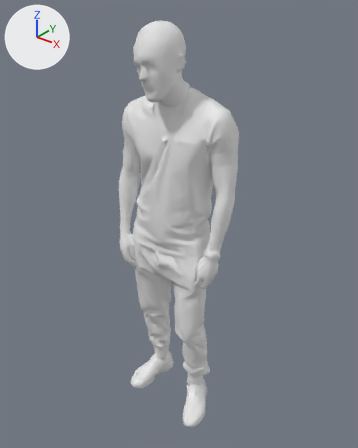
The glTF model humanModelNew.glb as it was, and as the next commit left it.
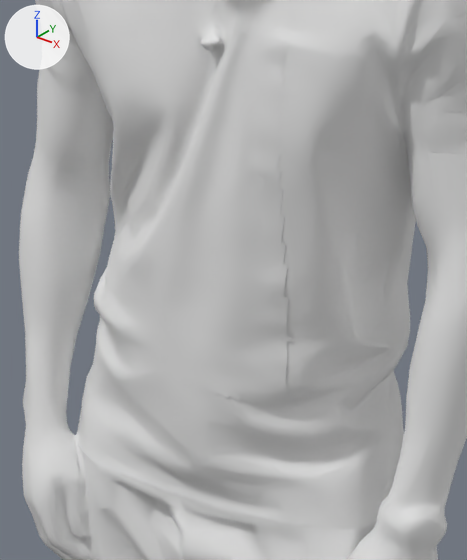
The first picture shows the older version from a 50 mm lens placed at (121.0, -149.5, 184.7), pointed at (1.6, -0.2, 92.2). The close-ups show both versions on the part from 32% to 63% of the width and 29% to 59% of the height of that picture; other places that the commit changed are outside them. Lighting does not change. The marker at upper left points along +X, +Y and +Z. Where no turn or scale is listed for an object, it has been applied to the vertices.

In view in the first close-up: 'front', 'leftHand', 'pant', 'rightHand', 'shirt'.
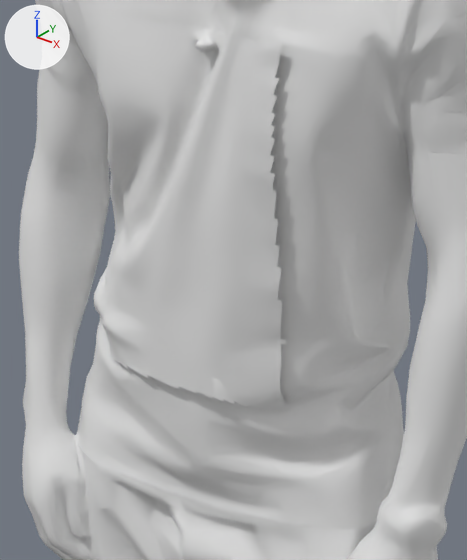
Changed parts and their boxes [x1, y1, x2, y2] in the close-ups (467 x 560 px):
```json
{"object": "front", "change": "moved", "before": [104, 7, 297, 408], "after": [96, 8, 291, 412]}
```

Scene script edits in JSON lines:
```json
{"op": "set", "path": "ob_front.location", "old": "(0.0, 0.0, 0.0)", "new": "(0.0, -0.9, 0.0)"}
```
